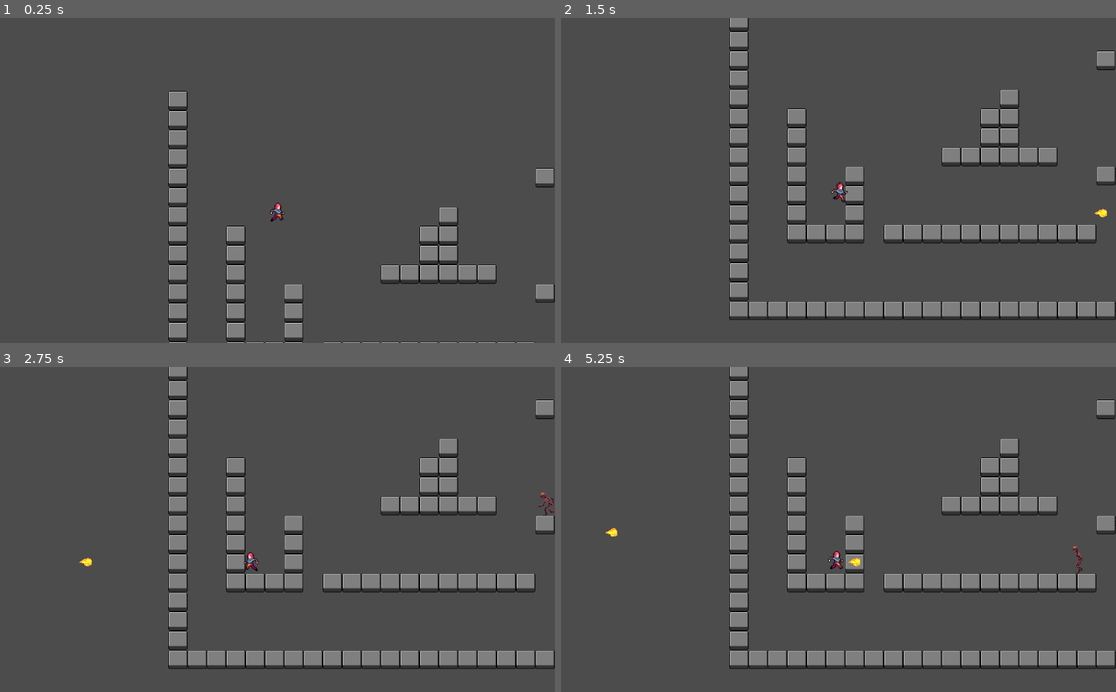
Above: before the commit, frames 1-4 (two rows, left to right).
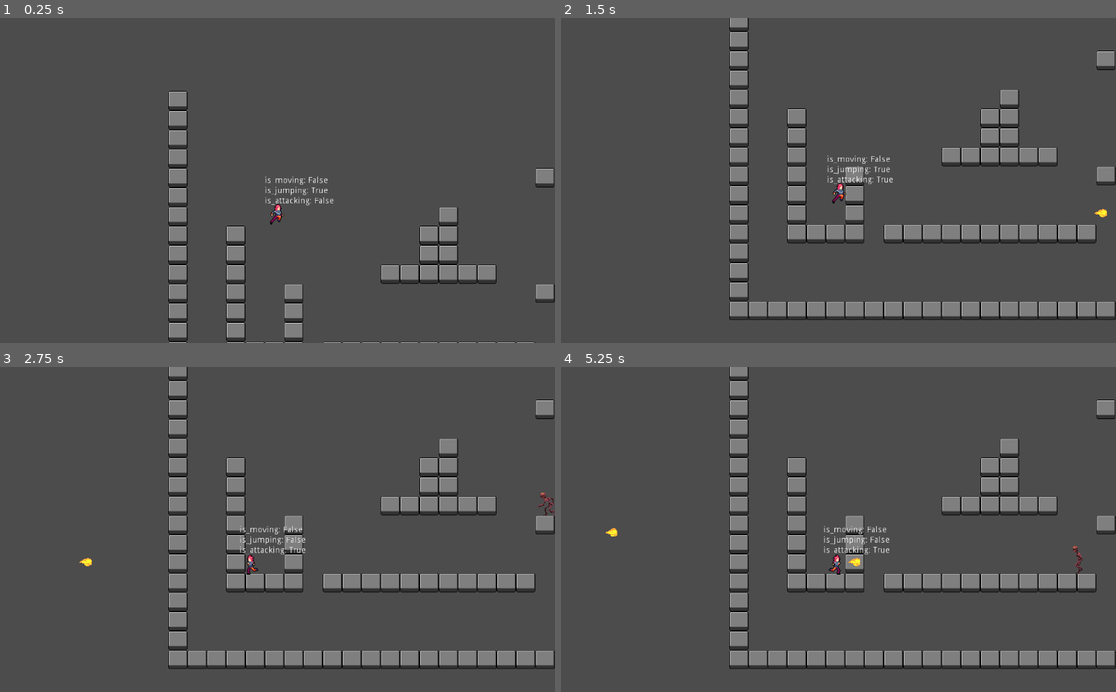
Above: after the commit, the same moments.

Repository: KateNol/StartProjektSemester1
Game: Godot game, scene res://src/levels/Map.tscn
Same seed, same stepped clock (60 frames per second), same inputs: the game is played once before the commit and once after it.
Inputs:
- Up to frame 1 (0.25 s): no input
- Up to frame 2 (1.5 s): tap Enter (attack) at 0.5, 0.6 s; hold D (move_right) from 0.53 s (still down); tap W (jump) at 0.77, 0.8, 1.07, 1.35 s
- Up to frame 3 (2.75 s): tap W (jump) at 1.52, 1.82, 2.3 s; tap Enter (attack) at 1.55, 2.1 s; release D (move_right) at 2.03 s; hold A (move_left) from 2.03 s (still down)
- Up to frame 4 (5.25 s): release A (move_left) at 2.78 s; hold D (move_right) 2.78-4.28 s; tap P (change_fps) at 2.85 s; tap W (jump) at 3.02, 3.32, 3.77, 3.8, 4.07, 4.35, 4.52, 4.82 s; tap Enter (attack) at 3.05, 3.6, 4.55, 5.1 s; hold A (move_left) 4.28-5.03 s; hold D (move_right) from 5.03 s (still down)

The runs differ from the first frame. In frame 1, 0.3% of the frame differs, in the area x 47-61%, y 48-64%; in frame 2, 0.3%; in frame 3, 0.3%; in frame 4, 0.4%, in the area x 47-60%, y 48-64%.

Commit message:
add animation data structures

Diff:
--- a/src/actors/Player/Player.gd
+++ b/src/actors/Player/Player.gd
@@ -3,6 +3,13 @@
 
 
 """ SECTION VARIABLE DEFINITIONS """
+
+enum ANIMATION_STATES { IDLE, RUN, HURT, JUMP, DEATH, ATTACK }
+var animation_state  = ANIMATION_STATES.IDLE
+
+var is_jumping : bool
+var is_attacking : bool
+var is_moving : bool
 
 var hitpoints : int
 var is_alive : bool
@@ -70,6 +77,14 @@
 	# update vertical velocity
 	velocity.y += gravity * delta
 
+	update_animation()
+
+
+	animation_state = ANIMATION_STATES.IDLE if direction.x == 0 else ANIMATION_STATES.RUN
+	animation_state = animation_state if is_on_floor() else ANIMATION_STATES.JUMP
+	if attack:
+		animation_state = ANIMATION_STATES.ATTACK
+	is_jumping = false if is_on_floor() else true
 
 	velocity = move_and_slide(velocity, Vector2.UP)
 
@@ -84,13 +99,13 @@
 	if Input.is_action_pressed("move_left"):
 		direction.x = -1
 		last_look_direction.x = -1
-		$AnimatedSprite.flip_h = true
-		$AnimatedSprite.offset.x = -20
+		#$AnimatedSprite.flip_h = true
+		#$AnimatedSprite.offset.x = -20
 	if Input.is_action_pressed("move_right"):
 		direction.x = 1
 		last_look_direction.x = 1
-		$AnimatedSprite.flip_h = false
-		$AnimatedSprite.offset.x = 0
+		#$AnimatedSprite.flip_h = false
+		#$AnimatedSprite.offset.x = 0
 	if Input.is_action_just_pressed("jump"):
 		direction.y = -1
 	if Input.is_action_just_released("jump"):
@@ -152,6 +167,30 @@
 func on_stomp():
 	pass
 
+func update_animation():
+	match animation_state:
+		ANIMATION_STATES.IDLE:
+			$AnimatedSprite.play("idle")
+		ANIMATION_STATES.RUN:
+			$AnimatedSprite.play("move")
+		ANIMATION_STATES.JUMP:
+			$AnimatedSprite.play("jump")
+		ANIMATION_STATES.ATTACK:
+			print("animation attack")
+			is_attacking = true
+			$AnimatedSprite.play("attack1")
+
+	if direction.x == -1:
+		$AnimatedSprite.flip_h = true
+		$AnimatedSprite.offset.x = -20
+	if direction.x == 1:
+		$AnimatedSprite.flip_h = false
+		$AnimatedSprite.offset.x = 0
+
+	$Camera2D/InfoLabel.text = "is_moving: " + str(is_moving) + "\nis_jumping: " + str(is_jumping) + "\nis_attacking: " + str(is_attacking)
+
+
+
 """ SECTION SIGNAL FUNCTIONS """
 
 func _on_EnemyDetector_body_entered(body):
--- a/src/actors/Player/Player.tscn
+++ b/src/actors/Player/Player.tscn
@@ -1,10 +1,11 @@
-[gd_scene load_steps=24 format=2]
+[gd_scene load_steps=33 format=2]
 
 [ext_resource path="res://assets/actors/godot_robot.png" type="Texture" id=1]
 [ext_resource path="res://src/actors/Player/Player.gd" type="Script" id=2]
 [ext_resource path="res://assets/actors/Player/player_run.png" type="Texture" id=3]
 [ext_resource path="res://assets/actors/Player/player_idle.png" type="Texture" id=4]
 [ext_resource path="res://assets/actors/Player/player_jump.png" type="Texture" id=5]
+[ext_resource path="res://assets/actors/Player/player_attack3.png" type="Texture" id=6]
 
 [sub_resource type="AtlasTexture" id=1]
 flags = 4
@@ -75,6 +76,46 @@
 flags = 4
 atlas = ExtResource( 5 )
 region = Rect2( 144, 0, 48, 48 )
+
+[sub_resource type="AtlasTexture" id=19]
+flags = 4
+atlas = ExtResource( 6 )
+region = Rect2( 0, 0, 48, 48 )
+
+[sub_resource type="AtlasTexture" id=20]
+flags = 4
+atlas = ExtResource( 6 )
+region = Rect2( 48, 0, 48, 48 )
+
+[sub_resource type="AtlasTexture" id=21]
+flags = 4
+atlas = ExtResource( 6 )
+region = Rect2( 96, 0, 48, 48 )
+
+[sub_resource type="AtlasTexture" id=22]
+flags = 4
+atlas = ExtResource( 6 )
+region = Rect2( 144, 0, 48, 48 )
+
+[sub_resource type="AtlasTexture" id=23]
+flags = 4
+atlas = ExtResource( 6 )
+region = Rect2( 192, 0, 48, 48 )
+
+[sub_resource type="AtlasTexture" id=24]
+flags = 4
+atlas = ExtResource( 6 )
+region = Rect2( 240, 0, 48, 48 )
+
+[sub_resource type="AtlasTexture" id=25]
+flags = 4
+atlas = ExtResource( 6 )
+region = Rect2( 288, 0, 48, 48 )
+
+[sub_resource type="AtlasTexture" id=26]
+flags = 4
+atlas = ExtResource( 6 )
+region = Rect2( 336, 0, 48, 48 )
 
 [sub_resource type="SpriteFrames" id=15]
 animations = [ {
@@ -91,7 +132,12 @@
 "frames": [ SubResource( 11 ), SubResource( 12 ), SubResource( 13 ), SubResource( 14 ) ],
 "loop": true,
 "name": "jump",
-"speed": 5.0
+"speed": 2.0
+}, {
+"frames": [ SubResource( 19 ), SubResource( 20 ), SubResource( 21 ), SubResource( 22 ), SubResource( 23 ), SubResource( 24 ), SubResource( 25 ), SubResource( 26 ) ],
+"loop": true,
+"name": "attack1",
+"speed": 15.0
 } ]
 
 [sub_resource type="RectangleShape2D" id=16]
@@ -103,7 +149,7 @@
 [sub_resource type="RectangleShape2D" id=18]
 extents = Vector2( 10.8354, 1.93977 )
 
-[node name="KinematicBody2D" type="KinematicBody2D"]
+[node name="Player" type="KinematicBody2D"]
 position = Vector2( -1.4375, -6.625 )
 collision_layer = 3
 collision_mask = 249
@@ -112,7 +158,8 @@
 [node name="AnimatedSprite" type="AnimatedSprite" parent="."]
 position = Vector2( 10, -3 )
 frames = SubResource( 15 )
-animation = "jump"
+animation = "attack1"
+frame = 2
 playing = true
 
 [node name="Sprite" type="Sprite" parent="."]
@@ -131,6 +178,15 @@
 smoothing_enabled = true
 smoothing_speed = 10.0
 
+[node name="InfoLabel" type="Label" parent="Camera2D"]
+margin_left = -19.9783
+margin_top = -60.3511
+margin_right = 20.0217
+margin_bottom = -46.3511
+__meta__ = {
+"_edit_use_anchors_": false
+}
+
 [node name="CollisionShape2D" type="CollisionShape2D" parent="."]
 position = Vector2( 0, 1.36646 )
 shape = SubResource( 16 )
@@ -149,5 +205,6 @@
 position = Vector2( 0, 16.5906 )
 shape = SubResource( 18 )
 
+[connection signal="animation_finished" from="AnimatedSprite" to="." method="_on_AnimatedSprite_animation_finished"]
 [connection signal="body_entered" from="EnemyDetector" to="." method="_on_EnemyDetector_body_entered"]
 [connection signal="area_entered" from="StompDetector" to="." method="_on_StompDetector_area_entered"]
